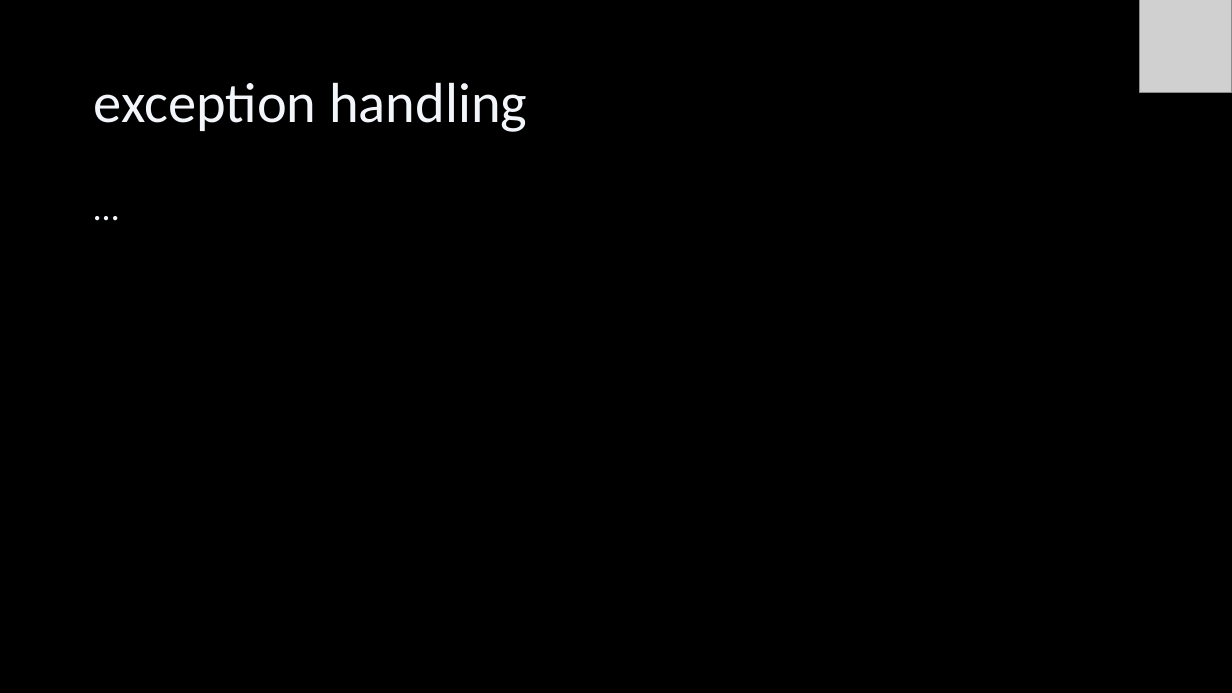
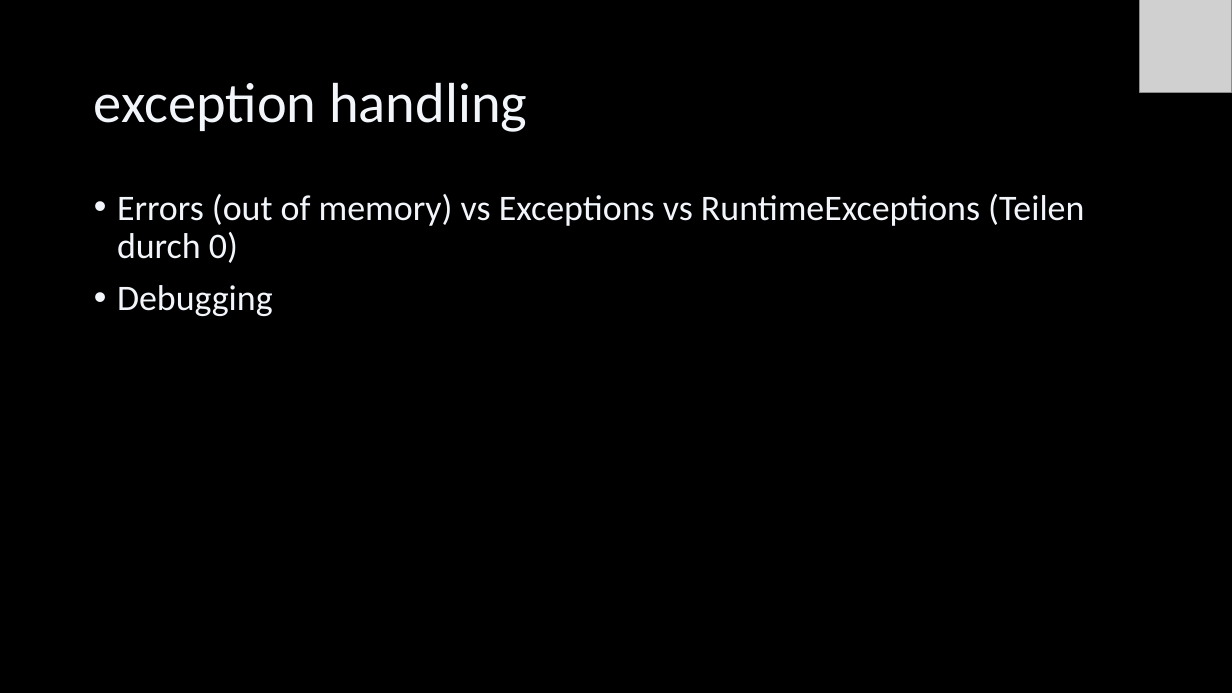
Before and after one commit to Cactusroot/Java, a slide deck: slide 93 of src/Java.pptx (slide 88 before the commit). Drawn at 1232x693 pixels with LibreOffice and Linux fonts; fonts in the diff are those of the drawing; grey boxes stand for pictures. Boxes give left, top, right and bottom in pixels: in the first picture for what was removed or moved away, otherwise in the second. Text is boxed around its words. In the diff, an @@ line names an element or a change of style, - is before the commit and + after.

```diff
--- a/src/Java.pptx
+++ b/src/Java.pptx
@@ text at [117,194,1084,316]: text changed @@
-…
+• Errors (out of memory) vs Exceptions vs RuntimeExceptions (Teilen durch 0)
+• Debugging
```
Also in this commit, not shown: 19 other slides changed, 7 slides added, 2 other files.
